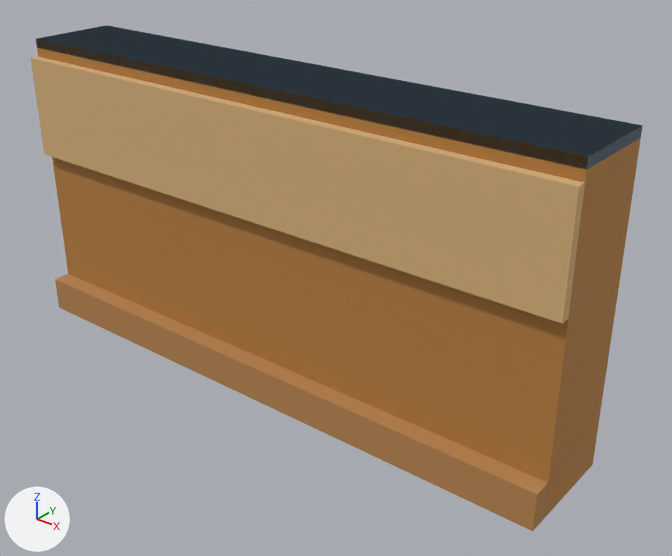
A saved change to the Blender file assets/managed-models/library-interior/wall/wall.blend.
One viewpoint serves both versions: a 50 mm camera at (0.892, -1.078, 0.823) aimed at (0.079, -0.062, 0.193). Every picture has the same lights, and +X, +Y and +Z are marked at lower left. The older version comes first.

The older version as bpy lines, for what is in view:
```python
me_wall = bpy.data.meshes.new('wall')
me_wall.from_pydata(...)  # 32 vertices, 24 faces; spans x -0.5..0.5, y -0.18..0.0, z 0.0..0.5
me_wall.materials.append(mat_m_wall)
# before: 4 (-0.5, -0.15, 0.5) at pixel (35, 38), 5 (0.5, -0.15, 0.5) at pixel (588, 156), 6 (0.5, 0.0, 0.5) at pixel (642, 125), 7 (-0.5, 0.0, 0.5) at pixel (106, 25)
ob_wall = bpy.data.objects.new('wall', me_wall)
ob_wall.location = (0.0, 0.0, 0.0)
```
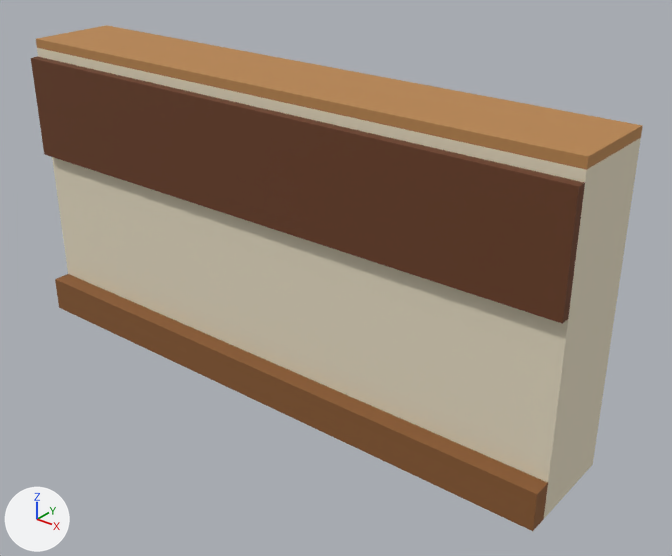
What differs and where, as boxes [x1, y1, x2, y2] in the pictures (672 x 556 px; the box of a moved part takes in the faces that stretch with it):
part 1 of me_wall, moved or reshaped
    before: [36, 39, 642, 518]
    after: [37, 48, 641, 518]
part 2 of me_wall, surface changed
    both: [31, 25, 643, 531]

The change, as a diff of the scene's bpy script:
```diff
--- a/assets/managed-models/library-interior/wall/wall.blend.py
+++ b/assets/managed-models/library-interior/wall/wall.blend.py
@@ me_wall @@
 me_wall.from_pydata(...)  # 32 vertices, 24 faces; spans x -0.5..0.5, y -0.18..0.0, z 0.0..0.5
 # used by ob_wall; location = (0.0, 0.0, 0.0)
+# me_wall part 1
+for i in [*range(4, 8)]: me_wall.vertices[i].co += Vector((0.0, 0.0, -0.015))
+# me_wall part 2: texture (UV) coordinates of 24 of 24 faces, centred in x -0.5..0.5, y -0.18..0.0, z 0.0..0.5, changed; they spanned u 0.31..0.94, v 0.12..0.62 and now span u 0.06..0.81, v 0.12..0.62
 me_wall.materials.append(mat_m_wall)
```
